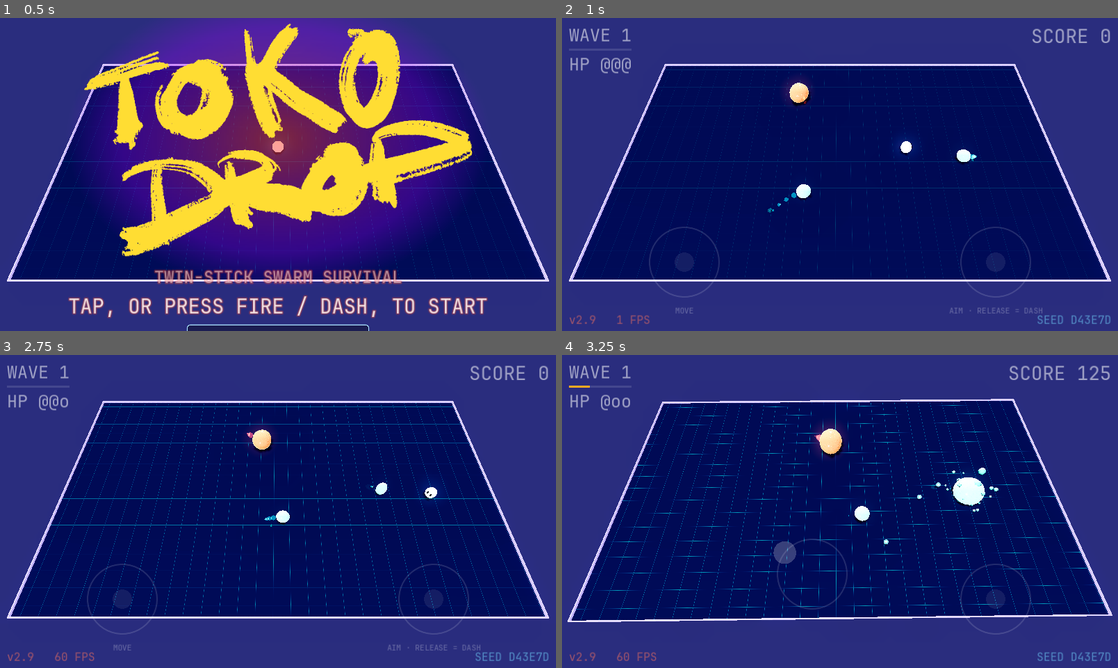
Above: before the commit, frames 1-4 (two rows, left to right).
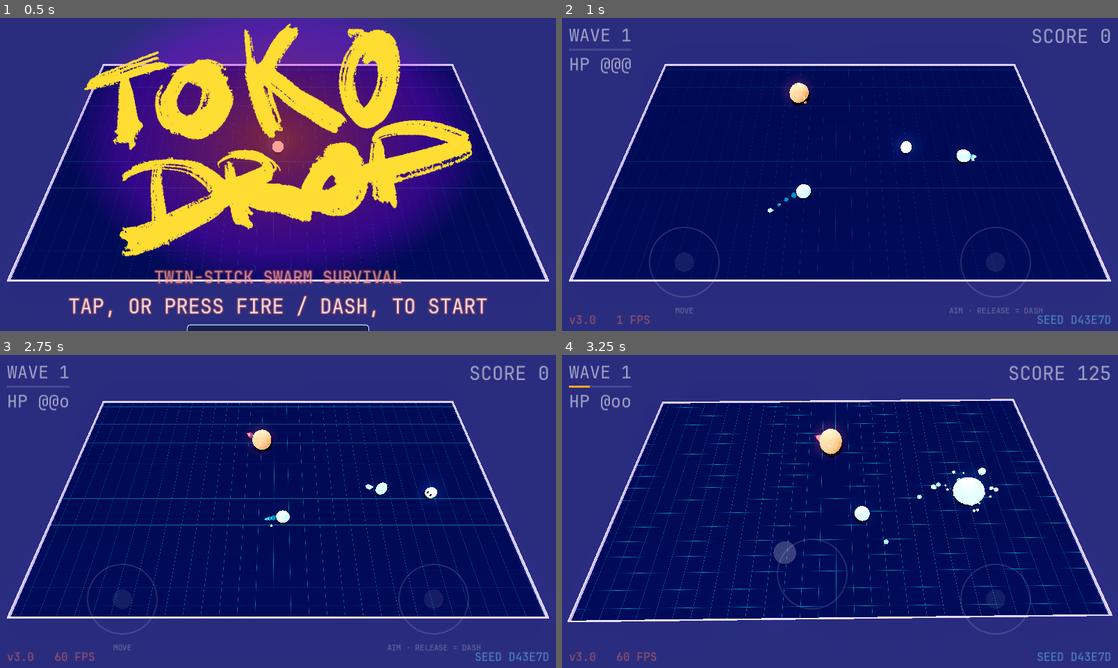
Above: after the commit, the same moments.

Repository: mbace1/toko-drop-godot
Game: Godot game, scene res://scenes/main.tscn
Two runs of this game, one before a commit and one after it. Both use one fixed random seed, a clock stepped at 60 frames per second and the inputs below.
Inputs (mouse positions are in pixels of both pictures, inside the frame that each line leads up to):
- Up to frame 1 (0.5 s): no input
- Up to frame 2 (1 s): tap Enter at 0.5 s; move the mouse to (962, 158) at 0.52 s; hold D (move_right) from 0.53 s (still down); tap Space (dash) at 0.6 s; click (962, 158) at 0.67 s
- Up to frame 3 (2.75 s): release D (move_right) at 1.25 s; drag from (166, 527) to (250, 574) at 1.27 s; move the mouse to (333, 442) at 2.02 s; hold D (move_right) from 2.03 s (still down); hold Shift from 2.03 s (still down)
- Up to frame 4 (3.25 s): release D (move_right) at 2.75 s; release Shift at 2.75 s; drag from (812, 574) to (673, 464) at 2.77 s

Frame 1 is identical in both runs. In frame 2, less than 0.1% of the frame differs, in the area x 2-75%, y 26-98%; in frame 3, less than 0.1%; in frame 4, 0.1%, in the area x 2-79%, y 36-98%.

Commit message:
Death chunks and drips are real gel — the material half of PORT_BRIEF §5
Chunks and droplets now use gel.gdshader rather than a plain lit
material, so they scatter, rim and bloom like the bodies they came off —
§5 asks for exactly that, "so they refract and bloom as they fly". The
shader grows a use_instance_color switch so a MultiMesh whose instances
each carry their own colour can share ONE gel material, which keeps all
the debris in the arena at a single draw call.

Deliberately NOT doing §5's RigidBody3D chunks or the SoftBody3D SPLITTA
tear. debris_pool.gd already does ballistic motion with a floor bounce
for a few hundred chunks in one draw call; converting that to dozens of
rigid bodies per death would cost more and control less. The genuine gap
was the material, and that is the part closed here.

Two traps paid for, and they presented identically:

- A MultiMesh's per-instance colour is available as COLOR in the VERTEX
  stage; fragment needs it through an explicit varying. The owner's own
  Godot notes warn that MultiMesh instance colours fail silently — this
  is the shader-side face of that same trap.
- With rim_color on its white default the fresnel rim swamped every
  chunk. On a body most of the surface faces the camera so the rim is a
  thin edge; on a 6cm chunk nearly the whole surface is near-silhouette,
  so every chunk rendered white whatever colour it was given. That looks
  exactly like "instance colour never arrives", and is not. The rim
  follows the instance colour now, and the pink blob's drips being
  visibly magenta is what finally proved the path works.

One non-bug also recorded, because it cost three export cycles: debris
lives about a second, so a capture taken a moment late shows an empty
arena and reads as "nothing renders at all". Settled by bursting debris
every frame so timing could not hide it — then removed, leaving main.gd
byte-identical to its committed state.

Co-Authored-By: Claude Sonnet 5 <noreply@anthropic.com>
Claude-Session: https://claude.ai/code/session_01YVYCthnnpMWQ6WawyhARue

Diff:
--- a/scripts/debris_pool.gd
+++ b/scripts/debris_pool.gd
@@ -51,13 +51,21 @@
 	m.radial_segments = 6
 	m.rings = 4
 
-	var mat := StandardMaterial3D.new()
-	mat.vertex_color_use_as_albedo = true
-	mat.roughness = 0.15
-	mat.metallic = 0.0
-	# Lit, not unlit: these are lumps of the same gel the bodies are made of,
-	# and unlit spheres of a flat colour read as confetti.
-	mat.shading_mode = BaseMaterial3D.SHADING_MODE_PER_PIXEL
+	# PORT_BRIEF.md §5: death chunks should be real gel, "so they refract and
+	# bloom as they fly", not flat lit spheres. Same shader as the bodies, with
+	# `use_instance_color` on so one shared material can still carry a
+	# different colour per chunk — each burst comes off a different species.
+	# Ripple and dew are off (a 6cm chunk has no room for either) and SSS is
+	# turned down, because scattering cost scales with screen area and a burst
+	# puts a lot of small gel on screen at once.
+	var mat := ShaderMaterial.new()
+	mat.shader = load("res://shaders/gel.gdshader")
+	mat.set_shader_parameter("use_instance_color", 1.0)
+	mat.set_shader_parameter("wobble_amp", 0.0)
+	mat.set_shader_parameter("dew_amount", 0.0)
+	mat.set_shader_parameter("alpha_amt", 1.0)
+	mat.set_shader_parameter("sss_strength", 0.35)
+	mat.set_shader_parameter("rim_strength", 0.5)
 
 	var mm := MultiMesh.new()
 	mm.transform_format = MultiMesh.TRANSFORM_3D
--- a/scripts/drip_pool.gd
+++ b/scripts/drip_pool.gd
@@ -69,14 +69,18 @@
 	m.radial_segments = 6
 	m.rings = 4
 
-	var mat := StandardMaterial3D.new()
-	mat.vertex_color_use_as_albedo = true
-	mat.roughness = 0.08
-	mat.metallic = 0.0
-	mat.shading_mode = BaseMaterial3D.SHADING_MODE_PER_PIXEL
-	mat.transparency = BaseMaterial3D.TRANSPARENCY_ALPHA
-	# Wet gel is brighter than the body it came off, not darker.
-	mat.albedo_color = Color(1.0, 1.0, 1.0, 0.85)
+	# The same gel the bodies are made of, so a droplet refracts and rims the
+	# way its parent does — `use_instance_color` lets one material carry every
+	# species' colour. Ripple/dew off; a droplet is too small for either.
+	var mat := ShaderMaterial.new()
+	mat.shader = load("res://shaders/gel.gdshader")
+	mat.set_shader_parameter("use_instance_color", 1.0)
+	mat.set_shader_parameter("wobble_amp", 0.0)
+	mat.set_shader_parameter("dew_amount", 0.0)
+	mat.set_shader_parameter("alpha_amt", 1.0)
+	mat.set_shader_parameter("sss_strength", 0.4)
+	mat.set_shader_parameter("roughness_amt", 0.04)
+	mat.set_shader_parameter("rim_strength", 0.6)
 
 	var mm := MultiMesh.new()
 	mm.transform_format = MultiMesh.TRANSFORM_3D
--- a/scripts/main.gd
+++ b/scripts/main.gd
@@ -48,7 +48,7 @@
 
 ## main.js GRID_CELL — world units per floor-grid cell, chosen to keep the
 ## Shown in the corner, the way the browser prints v221.
-const VERSION := "2.9"
+const VERSION := "3.0"
 
 ## cells square on a non-square arena.
 const GRID_CELL := 1.286
--- a/shaders/gel.gdshader
+++ b/shaders/gel.gdshader
@@ -22,6 +22,13 @@
 
 // Base look — PORT_BRIEF.md §0 blob/cube MeshPhysicalMaterial params.
 uniform vec4  gel_color : source_color = vec4(0.0, 0.8, 0.67, 1.0);
+// When this material is shared by a MultiMesh whose instances each carry their
+// own colour — the death chunks and the drips, which come off bodies of every
+// species — the per-instance COLOR replaces `gel_color`. One material, one
+// draw call, and the gel still looks like the body it came off.
+// PORT_BRIEF.md §5 asks for death chunks to be real gel "so they refract and
+// bloom as they fly" rather than flat spheres.
+uniform float use_instance_color : hint_range(0.0, 1.0) = 0.0;
 uniform float emission_intensity : hint_range(0.0, 1.0) = 0.06;
 uniform float roughness_amt : hint_range(0.0, 1.0) = 0.07;
 uniform float specular_amt : hint_range(0.0, 1.0) = 0.85;
@@ -70,7 +77,16 @@
 	return fract(sin(dot(p, vec2(127.1, 311.7))) * 43758.5453);
 }
 
+// Carried explicitly from vertex to fragment. A MultiMesh's per-instance
+// colour arrives as COLOR in the VERTEX stage; relying on it being readable in
+// fragment made every death chunk render black — invisible against a dark
+// arena, with no error anywhere. The owner's own Godot notes already warn that
+// MultiMesh instance colours fail SILENTLY; this is the shader-side version of
+// that same trap.
+varying vec3 inst_col;
+
 void vertex() {
+	inst_col = COLOR.rgb;
 	vec3 p = VERTEX;
 	float b = (sin(p.y * 3.8 + wobble_time * 5.2) * 0.22
 	         + cos(p.x * 3.2 + wobble_time * 4.7) * 0.16
@@ -80,7 +96,8 @@
 }
 
 void fragment() {
-	ALBEDO = gel_color.rgb;
+	vec3 gel = mix(gel_color.rgb, inst_col, use_instance_color);
+	ALBEDO = gel;
 	METALLIC = 0.0;
 	ROUGHNESS = roughness_amt;
 	SPECULAR = specular_amt;
@@ -124,14 +141,21 @@
 	// through it in the body's own colour — the gummy-bear read, and the reason
 	// main.gd now puts a light behind the arena as well as above it.
 	SSS_STRENGTH = sss_strength;
-	SSS_TRANSMITTANCE_COLOR = vec4(gel_color.rgb, 1.0);
+	SSS_TRANSMITTANCE_COLOR = vec4(gel, 1.0);
 	SSS_TRANSMITTANCE_DEPTH = sss_depth;
 	SSS_TRANSMITTANCE_BOOST = sss_boost * thin;
 
 	// Cheap always-on wrap so the body reads translucent even facing the key
 	// light, where transmittance has nothing behind it to carry.
-	BACKLIGHT = gel_color.rgb * backlight_amt * (0.35 + 0.65 * thin);
+	BACKLIGHT = gel * backlight_amt * (0.35 + 0.65 * thin);
 
-	EMISSION = gel_color.rgb * emission_intensity
-	         + rim_color.rgb * pow(thin, rim_power) * rim_strength;
+	// The rim follows the instance colour too. Left on the white default it
+	// swamped the small chunks completely: on a body most of the surface faces
+	// you and `thin` is small, but on a 6cm chunk almost the whole surface is
+	// near-silhouette, so the fresnel term covers it and every chunk rendered
+	// white no matter what colour it was told to be. That looked exactly like
+	// "instance colour is not reaching the shader", and was not.
+	vec3 rim = mix(rim_color.rgb, mix(inst_col, vec3(1.0), 0.45), use_instance_color);
+	EMISSION = gel * emission_intensity
+	         + rim * pow(thin, rim_power) * rim_strength;
 }
Not shown, changed: PORT_STATUS.md
